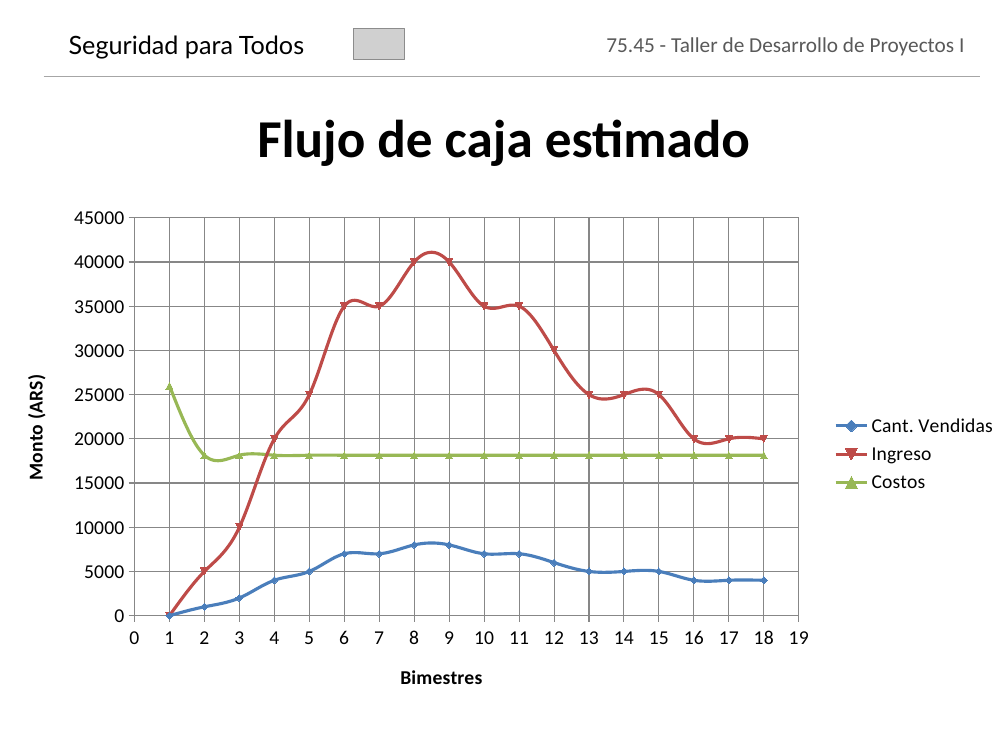
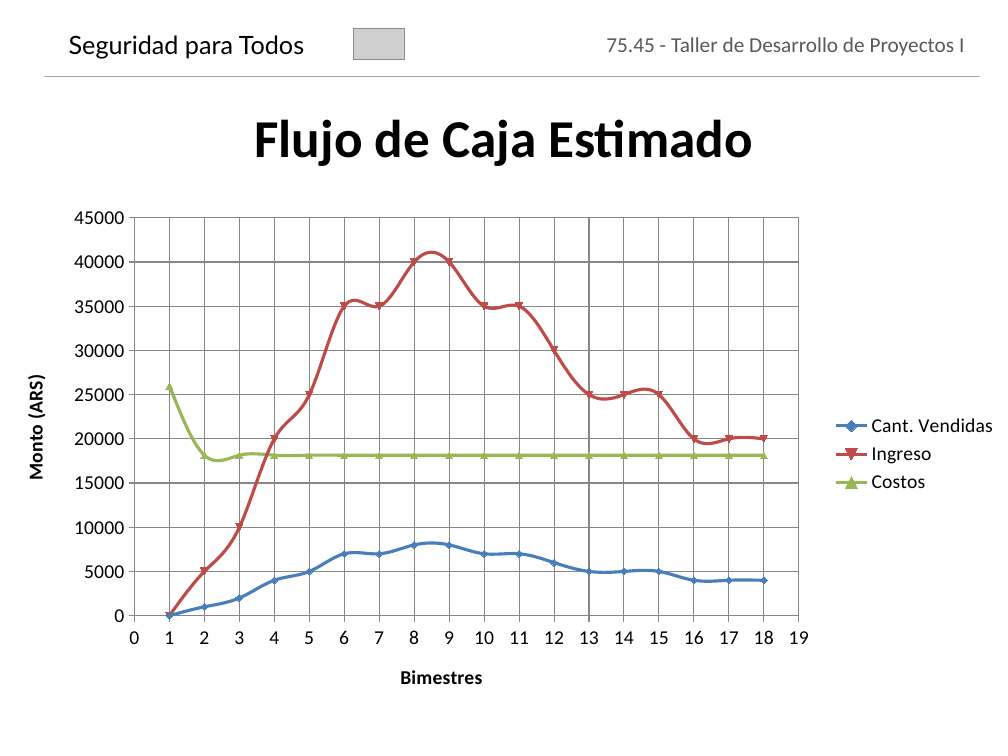
Before and after one commit to jmonetti/2012-1er-taller-de-desarrollo-de-proyectos-i, a slide deck: slide 5 of docs/Presentacion.pptx. Drawn at 1008x756 pixels with LibreOffice and Linux fonts; fonts in the diff are those of the drawing; grey boxes stand for pictures; background and template pictures are left out. Boxes give left, top, right and bottom in pixels: in the first picture for what was removed or moved away, otherwise in the second. Text is boxed around its words. In the diff, an @@ line names an element or a change of style, - is before the commit and + after.

```diff
--- a/docs/Presentacion.pptx
+++ b/docs/Presentacion.pptx
@@ text at box(255, 119, 752, 166): text changed @@
-Flujo de caja estimado
+Flujo de Caja Estimado
```
Also in this commit, not shown: 5 other slides changed, 5 other files.
